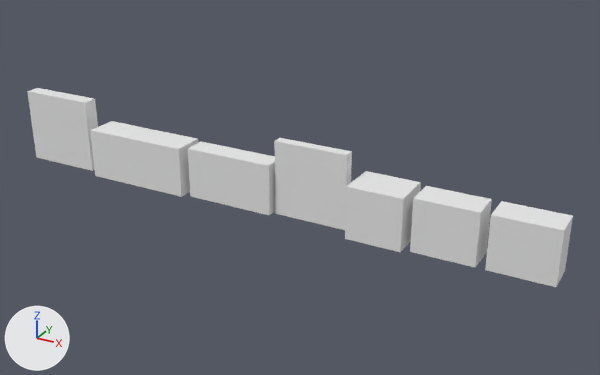
Two versions of the Blender file Objects/Biscuits/Biscuits.blend, one commit apart.
The view is the same before and after, from a camera (50 mm lens) standing at (1.242, -1.223, 0.596) and looking at (0.564, 0.01, -0.021). Every picture has the same lights, and +X, +Y and +Z are marked at lower left.

Objects in the first picture: 'AngelicChocChips', 'AngelicCocktail', 'AngelicSeaSalt', 'CheeseBiscuits', 'ChocFingers', 'EatNatural', 'SpecialKBars'.
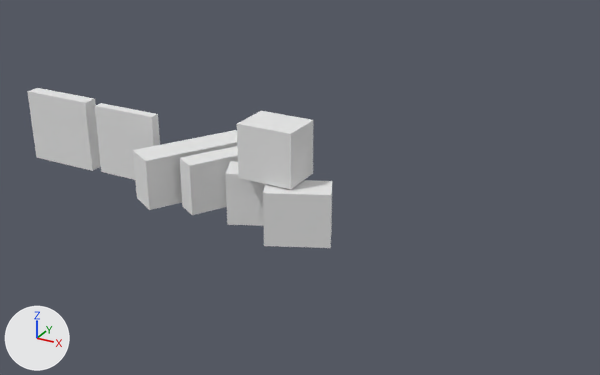
Where the newer file only moved an object's origin or applied its transform, the numbers keep the older frame.

What changed in the scene script:
```text
Change me_cube_007:
    where me_cube_007.from_pydata(...)  # 8 vertices, 6 faces; spans x -1.0..1.0, y -1.0..1.0, z -1.0..1.0
    used by ob_angeliccocktail; location = (0.99, 0.0, -0.025); scale = (0.0575, 0.03, 0.05)
    verts and faces of me_cube_007; kept vertices keep their numbers, new ones are numbered from 8
    me_cube_007 part 1
    add delete_vertices([*range(0, 8)])  # with the faces that use them
    me_cube_007 part 2
    add verts[8] = (-9.05, -3.08, -1.0)  # pixel (227, 224)
    add verts[9] = (-9.49, -1.26, -1.0)
    add verts[10] = (-9.05, -3.08, 1.0)  # pixel (225, 173)
    add verts[11] = (-9.49, -1.26, 1.0)  # pixel (230, 161)
    add for new, old in zip([*range(12, 16)], [*range(8, 12)]): verts[new] = verts[old] + (1.81, 1.62, 0.0)
    add faces += [(8, 9, 13, 12), (10, 14, 15, 11), (12, 13, 15, 14), (8, 12, 14, 10), (8, 10, 11, 9), (9, 11, 15, 13)]
Change me_cube_006:
    where me_cube_006.from_pydata(...)  # 8 vertices, 6 faces; spans x -1.0..1.0, y -1.0..1.0, z -1.0..1.0
    used by ob_angelicseasalt; location = (0.858, 0.0, -0.025); scale = (0.0575, 0.03, 0.05)
    verts and faces of me_cube_006; kept vertices keep their numbers, new ones are numbered from 8
    me_cube_006 part 3
    add delete_vertices([*range(0, 8)])  # with the faces that use them
    me_cube_006 part 4
    add verts[8] = (-4.99, -4.4, -1.0)  # pixel (263, 246)
    add verts[9] = (-5.43, -2.59, -1.0)
    add verts[10] = (-4.99, -4.4, 1.0)  # pixel (262, 193)
    add verts[11] = (-5.43, -2.59, 1.0)
    add for new, old in zip([*range(12, 16)], [*range(8, 12)]): verts[new] = verts[old] + (1.81, 1.62, 0.0)
    add faces += [(8, 9, 13, 12), (10, 14, 15, 11), (12, 13, 15, 14), (8, 12, 14, 10), (8, 10, 11, 9), (9, 11, 15, 13)]
Change me_cube_005:
    where me_cube_005.from_pydata(...)  # 8 vertices, 6 faces; spans x -1.0..1.0, y -1.0..1.0, z -1.0..1.0
    used by ob_chocfingers; location = (0.427, 0.0, -0.025); scale = (0.09, 0.0225, 0.05)
    verts and faces of me_cube_005; kept vertices keep their numbers, new ones are numbered from 8
    me_cube_005 part 5
    add delete_vertices([*range(0, 8)])  # with the faces that use them
    me_cube_005 part 6
    add verts[8] = (-0.4, -4.05, -1.0)  # pixel (192, 215)
    add verts[9] = (-0.83, -3.05, -1.0)  # pixel (182, 206)
    add verts[10] = (-0.4, -4.05, 1.0)  # pixel (189, 165)
    add verts[11] = (-0.83, -3.05, 1.0)  # pixel (179, 157)
    add for new, old in zip([*range(12, 16)], [*range(8, 12)]): verts[new] = verts[old] + (1.0, 6.93, 0.0)
    add faces += [(8, 9, 13, 12), (10, 14, 15, 11), (12, 13, 15, 14), (8, 12, 14, 10), (8, 10, 11, 9), (9, 11, 15, 13)]
Change me_cube_001:
    used by ob_cheesebiscuits; location = (0.213, 0.0, -0.025); scale = (0.11, 0.0325, 0.05)
    remove me_cube_001.from_pydata(...)  # 8 vertices, 6 faces; spans x -1.0..1.0, y -1.0..1.0, z -1.0..1.0
    add me_cube_001.from_pydata(...)  # 8 vertices, 6 faces; spans x 0.34..1.85, y -3.43..3.43, z -1.0..1.0
    me_cube_001 part 7: the whole mesh is rebuilt
Change ob_eatnatural:
    ob_eatnatural.location: (0.595, 0.0, -0.003) -> (0.172, 0.0, -0.003)
Change ob_angelicchocchips:
    ob_angelicchocchips.location: (0.734, 0.0, -0.025) -> (0.555, -0.061, 0.077)
```

Changed parts and their boxes (x1, y1, x2, y2) in the pictures (600 x 375 px):
'AngelicChocChips', moved
    before: (345, 171, 421, 252)
    after: (237, 111, 313, 190)
'AngelicSeaSalt', reshaped (16% narrower, 16% shorter)
    before: (410, 186, 492, 267)
    after: (263, 180, 332, 248)
'EatNatural', moved
    before: (274, 138, 352, 230)
    after: (95, 103, 160, 180)
'AngelicCocktail', reshaped
    before: (485, 201, 573, 287)
    after: (225, 161, 265, 226)
'CheeseBiscuits', reshaped
    before: (90, 121, 199, 197)
    after: (133, 130, 237, 210)
'ChocFingers', reshaped
    before: (188, 142, 275, 215)
    after: (180, 146, 238, 215)
part 1 of me_cube_007, deleted
    before: (485, 201, 573, 287)
part 2 of me_cube_007, added
    after: (225, 161, 265, 226)
part 3 of me_cube_006, deleted
    before: (410, 186, 492, 267)
part 4 of me_cube_006, added
    after: (263, 180, 332, 248)
part 5 of me_cube_005, deleted
    before: (188, 142, 275, 215)
part 6 of me_cube_005, added
    after: (180, 146, 238, 215)
